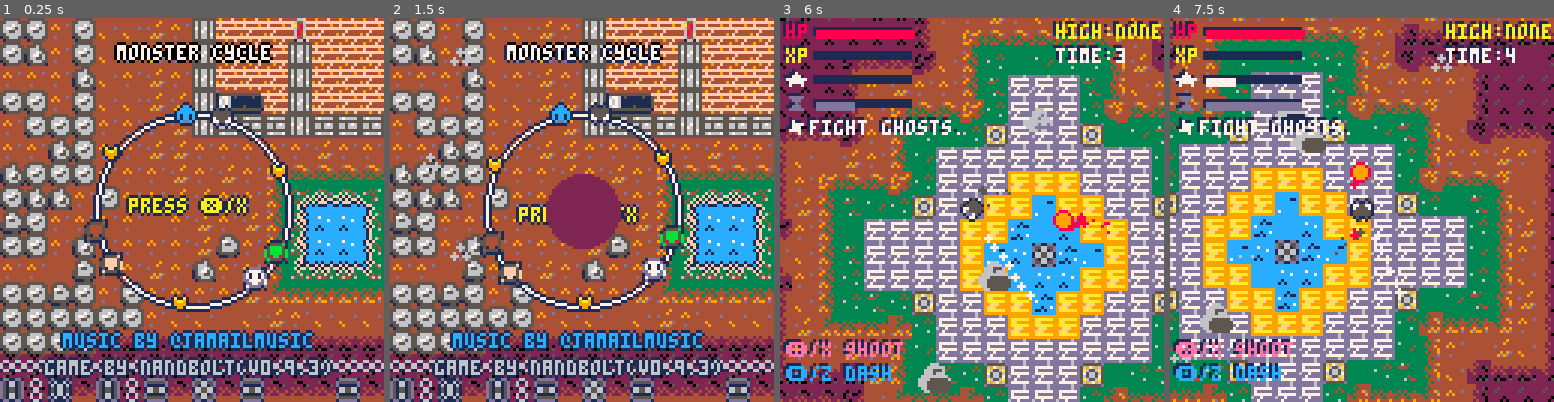
Above: before the commit, frames 1-4 (left to right).
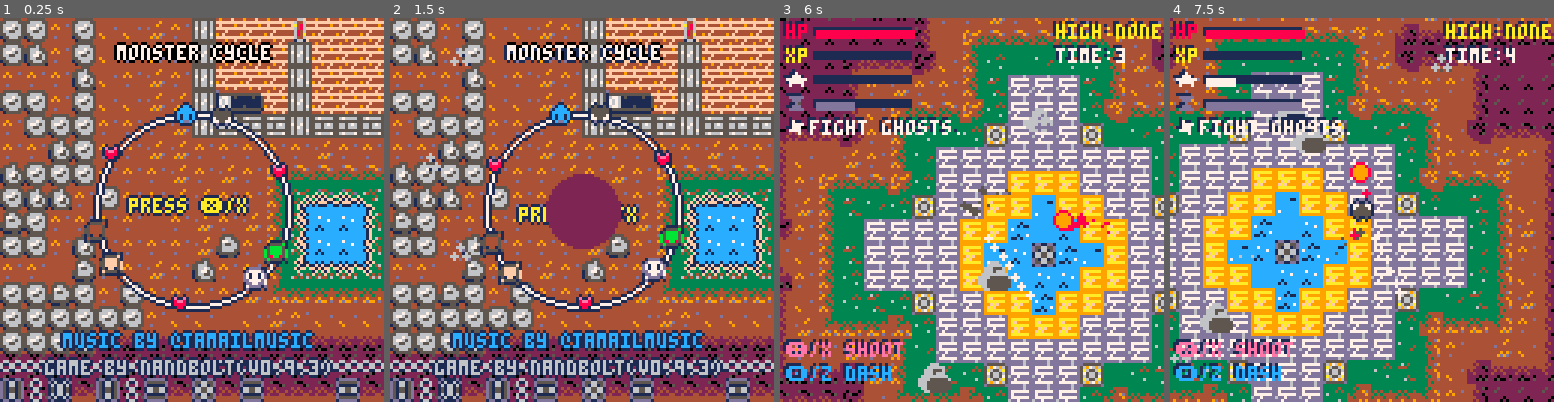
Above: after the commit, the same moments.

Repository: nandbolt/Monster-Cycle
Game: PICO-8 cartridge monster-cycle.p8
Two runs of this game, one before a commit and one after it. Both use one fixed random seed, a clock stepped at 60 frames per second and the inputs below.
Inputs:
- Up to frame 1 (0.25 s): no input
- Up to frame 2 (1.5 s): tap X (X key) at 0.33, 1.07 s; tap O (Z key) at 0.7 s
- Up to frame 3 (6 s): hold Right 1.6-2.1 s; tap O (Z key) every 0.4 s from 1.7 to 5.7 s; tap X (X key) every 1.12 s from 1.85 to 5.2 s; hold Up 2.15-2.42 s; hold Right 2.47-3.03 s; hold Left 3.08-3.58 s; hold Down 3.63-3.97 s; hold Right 4.02-4.68 s; hold Up 4.73-5.03 s; hold Left 5.08-5.68 s; hold Down from 5.73 s (still down)
- Up to frame 4 (7.5 s): release Down at 6.03 s; hold Right 6.08-6.58 s; tap O (Z key) every 0.4 s from 6.1 to 7.3 s; tap X (X key) at 6.32, 7.43 s; hold Right 6.63-7.13 s; hold Up 7.18-7.45 s

The runs differ from the first frame. In frame 1, 0.2% of the frame differs, in the area x 27-75%, y 33-76%; in frame 2, 0.2%; in frame 3, 0.2%; in frame 4, less than 0.1%.

Commit message:
collectables + knockback

Diff:
--- a/monster-cycle.p8
+++ b/monster-cycle.p8
@@ -16,6 +16,7 @@
 --sfxs--
 sfx_kill=3
 sfx_hurt=3
+sfx_collect=1
 sfx_ascend=7
 sfx_ghostdash=9
 sfx_ghostblast=11
@@ -37,19 +38,16 @@
 vnum="0.9.3"
 debug_mode=false
 
---actor pools
+--pools
 ghosts={}
 wraiths={}
 zombies={}
 skeletons={}
 humans={}
-
---projectiles
-projs={}
-
---particle system
-ps={}
-ps2={}
+projs={} --projectiles
+ps={} --low particle system
+ps2={} --high particle system
+collectables={}
 
 --camera
 cam={}
@@ -91,6 +89,30 @@
 
 --title
 tcols={0,1,2,8}
+
+--help
+tips={
+	"spirits are invincible\nwhen dashing.",
+	"zombie breath goes\nthrough walls.",
+	"monsters flee when their\nabilities are on cooldown.",
+	"any ability can be used\nso long as there is meter.",
+	"slow and steady wins\nthe race!",
+	"zombies and skeletons\ncan't hurt each other.",
+	"humans can't hurt\nother humans.",
+	"humans can either have\na pistol or a knife.",
+	"spirits can't see\nhumans or the undead.",
+	"humans or the undead\ncan't see spirits.",
+	"wraiths have a faster\ndash than ghosts.",
+	"wraiths can only shoot\ntwice before recharging.",
+	"skeletons can only\nthrow bones.",
+	"zombies have a hard\ntime turning.",
+	"keep an eye on your\nability and cooldown meters.",
+	"water slows down\nhumans and the undead.",
+	"choose spawn points\nthat are safe!",
+	"every monster is equal.",
+	"kiting spirits in a\ncircle is effective.",
+	"ghosts have a larger\nability meter than wraiths.",
+}
 
 --init
 function _init()
@@ -111,8 +133,7 @@
 		gtime=0
 
 		--clear particles
-		ps={}
-		ps2={}
+
 
 		--clear pools
 		ghosts={}
@@ -120,9 +141,10 @@
 		zombies={}
 		skeletons={}
 		humans={}
-
-		--clear projectiles
 		projs={}
+		ps={}
+		ps2={}
+		collectables={}
 
 		--reset fade
 		fade=30
@@ -167,7 +189,7 @@
 			make_wraith(spnr.x,spnr.y,true)
 		end
 --		make_human(spnr.x,spnr.y,true)
-		player.iframes=90
+		player.iframes=900
 	end
 end
 
@@ -211,15 +233,14 @@
 		--update spawner
 		update_spawner()
 
-		--update actors
+		--update pools
 		foreach(ghosts,update_ghost)
 		foreach(wraiths,update_wraith)
 		foreach(zombies,update_zombie)
 		foreach(skeletons,update_skeleton)
 		foreach(humans,update_human)
-
-		--update projectiles
 		foreach(projs,update_proj)
+		foreach(collectables,update_collectable)
 
 		--update camera
 		cam.x=lerp(cam.x,player.x-hss,
@@ -267,18 +288,15 @@
 		--draw tiles
 		map(0,0,0,0,mw,mh)
 
-		--draw low particles
-		foreach(ps,draw_p)
-
-		--draw actors
+		--draw pools
+		foreach(ps,draw_p) --low particles
+		foreach(collectables,draw_collectable)
 		foreach(ghosts,draw_ghost)
 		foreach(wraiths,draw_wraith)
 		foreach(zombies,draw_zombie)
 		foreach(skeletons,draw_skeleton)
 		foreach(humans,draw_human)
-
-		--draw projectiles
-		foreach(projs,draw_proj)
+		foreach(projs,draw_proj) --high particles
 
 		--draw high particles
 		foreach(ps2,draw_p2)
@@ -441,15 +459,17 @@
 
 --normalize direction vector
 function normalize_dir(a)
-	--zero vector
-	if (a.dx==0 and a.dy==0) return
-
-	--get angle
-	local ang=atan2(a.dx,a.dy)
-
-	--normalize
-	a.dx=cos(ang)
-	a.dy=sin(ang)
+	local dx,dy=normalize(a.dx,
+		a.dy)
+	a.dx=dx
+	a.dy=dy
+end
+
+--normalize vector
+function normalize(x,y)
+	if (x==0 and y==0) return 0,0
+	local ang=atan2(x,y)
+	return cos(ang),sin(ang)
 end
 
 --50/50 chance
@@ -517,6 +537,7 @@
 	--add to list
 	ghost.pool=ghosts
 	add(ghost.pool,ghost)
+	return ghost
 end
 
 --updates ghost logic
@@ -692,6 +713,7 @@
 	--add to list
 	zombie.pool=zombies
 	add(zombie.pool,zombie)
+	return zombie
 end
 
 --updates zombie logic
@@ -929,7 +951,7 @@
 
 	--iframes
 	if a.iframes!=nil and
-		a.iframes>0 then
+		not dmgable(a) then
 		a.iframes-=1
 	end
 
@@ -964,7 +986,7 @@
 --renders the actor
 function draw_actor(a)
 	--iframes
-	if a.iframes>0 and
+	if not dmgable(a) and
 		a.iframes%2==0 then
 		return
 	end
@@ -1058,8 +1080,8 @@
 --update trail
 function update_trail(a)
 	if a.inview then
-		if a.trailon or a.xp==a.maxxp then
-			if a.xp==a.maxxp then
+		if a.trailon or a.xp>=a.maxxp then
+			if a.xp>=a.maxxp then
 				a.ctrail=10
 			elseif a.dashing then
 				a.ctrail=a.dashctrail
@@ -1122,8 +1144,11 @@
 		--check dash collisions
 		local oa=touching(a,a.targs)
 		if oa!=nil and
+			dmgable(oa) and
 			not oa.dashing then
-			dmg_actor(a,oa,1)
+			knockback(oa,oa.x-a.x,
+				oa.y-a.y,4)
+			dmg_actor(oa,1)
 		end
 	else
 		a.maxspd=a.normspd
@@ -1164,41 +1189,41 @@
 	--contact damage
 	if a.contactdmg then
 		local oa=touching(a,a.targs)
-		if oa!=nil then
-			dmg_actor(a,oa,1)
+		if oa!=nil and dmgable(oa) then
+			knockback(oa,oa.x-a.x,
+				oa.y-a.y,4)
+			dmg_actor(oa,1)
 		end
 	end
 end
 
 --actor kill
-function actor_kill(a,oa)
-	--add xp
-	a.xp=clamp(a.xp+1,0,a.maxxp)
-
+function actor_kill(a)
 	--kill sound
 	if (a.inview) sfx(sfx_kill)
 
-	--if player and ready to ascend
-	if a==player then
-		if a.xp==a.maxxp then
-			if a.tier==1 then
-				player.goal="◆find tombtone!"
-			elseif a.tier==2 then
-				player.goal="⌂find bed!"
-			elseif a.tier==3 then
-				player.goal="∧find water!"
-			end
-		end
-	end
-
-	--descend other actor
-	descend(oa)
+	--descend
+	local x,y=a.x,a.y
+	local nxp=1+a.xp
+	local na=descend(a)
+
+	--drop xp
+	for i=1,nxp do
+		spawn_xp(x+rnd(1)*ts-hts,
+			y+rnd(1)*ts-hts,na)
+	end
+
+	--drop hp
+	if 0.1<0.2 then
+		spawn_hp(x+rnd(1)*ts-hts,
+			y+rnd(1)*ts-hts,na)
+	end
 end
 
 --check ascension
 function check_ascend(a)
 	--if enough xp
-	if a.xp==a.maxxp then
+	if a.xp>=a.maxxp then
 		--if on ascend tile
 		local tile=mget(a.x/ts,a.y/ts)
 		if in_table(a.ascenders,tile) then
@@ -1378,14 +1403,14 @@
 --descend
 function descend(a)
 	local is_player=a==player
-	local c=1
+	local c,na=1,nil
 
 	--to tier 2
 	if a.tier-1==2 then
 		if half_chance() then
-			make_zombie(a.x,a.y,is_player)
+			na=make_zombie(a.x,a.y,is_player)
 		else
-			make_skeleton(a.x,a.y,is_player)
+			na=make_skeleton(a.x,a.y,is_player)
 		end
 		c=8
 
@@ -1396,9 +1421,9 @@
 	--to tier 1
 	elseif a.tier-1==1 then
 		if half_chance() then
-			make_ghost(a.x,a.y,is_player)
+			na=make_ghost(a.x,a.y,is_player)
 		else
-			make_wraith(a.x,a.y,is_player)
+			na=make_wraith(a.x,a.y,is_player)
 		end
 		c=5
 
@@ -1422,6 +1447,9 @@
 
 	--destroy actor
 	del(a.pool,a)
+
+	--return new actor
+	return na
 end
 
 --init blaster
@@ -1549,8 +1577,10 @@
 
 	--check active hitbox
 	local oa=touching(a.melee,a.targs)
-	if oa!=nil then
-		dmg_actor(a,oa,1)
+	if oa!=nil and dmgable(oa) then
+		knockback(oa,oa.x-a.x,
+			oa.y-a.y,4)
+		dmg_actor(oa,1)
 	end
 end
 
@@ -1716,18 +1746,28 @@
 end
 
 --damage actor
-function dmg_actor(a,oa,dmg)
-	if oa.iframes<=0 then
-		oa.hp-=dmg
-		if oa.hp<=0 then
-			actor_kill(a,oa)
-		else
-			oa.iframes=30
-			if oa.inview then
-				sfx(sfx_hurt)
-			end
-		end
-	end
+function dmg_actor(a,dmg)
+	a.hp-=dmg
+	if a.hp<=0 then
+		actor_kill(a)
+	else
+		a.iframes=30
+		if a.inview then
+			sfx(sfx_hurt)
+		end
+	end
+end
+
+--knockback
+function knockback(a,dx,dy,stren)
+	local kdx,kdy=normalize(dx,dy)
+	a.vx+=kdx*stren
+	a.vy+=kdy*stren
+end
+
+--damageable
+function dmgable(a)
+	return a.iframes<=0
 end
 -->8
 --wraith
@@ -1781,6 +1821,7 @@
 	--add to list
 	wraith.pool=wraiths
 	add(wraith.pool,wraith)
+	return wraith
 end
 
 --updates wraith logic
@@ -1978,6 +2019,7 @@
 	--add to list
 	skeleton.pool=skeletons
 	add(skeleton.pool,skeleton)
+	return skeleton
 end
 
 --updates zombie logic
@@ -2104,6 +2146,7 @@
 	--add to list
 	human.pool=humans
 	add(human.pool,human)
+	return human
 end
 
 --updates human logic
@@ -2271,8 +2314,11 @@
 	--check collisions
 	local oa=touching(p,p.targs)
 	if oa!=nil and oa!=p.owner and
+		dmgable(oa) and
 		not oa.dashing then
-		dmg_actor(p.owner,oa,1)
+		knockback(oa,oa.x-p.x,
+			oa.y-p.y,4)
+		dmg_actor(oa,1)
 		collision=true
 	end
 
@@ -2318,7 +2364,7 @@
 	spr(p.sprs[spridx],p.x-hts,p.y-hts)
 end
 -->8
---main menu
+--gui
 
 --draw main menu
 function draw_mainmenu()
@@ -2423,61 +2469,6 @@
 	circfill(cam.x+hss,
 		cam.y+hss,r,2)
 end
--->8
---save/load
-
---save highscore
-function save_highscore(score)
-	dset(0,score)
-	ghigh=score
-end
-
---load highscore
-function load_highscore()
-	cartdata(0)
-	ghigh=dget(0)
-end
--->8
---help menu
-
-tips={
-	"spirits are invincible\nwhen dashing.",
-	"zombie breath goes\nthrough walls.",
-	"monsters flee when their\nabilities are on cooldown.",
-	"any ability can be used\nso long as there is meter.",
-	"slow and steady wins\nthe race!",
-	"zombies and skeletons\ncan't hurt each other.",
-	"humans can't hurt\nother humans.",
-	"humans can either have\na pistol or a knife.",
-	"spirits can't see\nhumans or the undead.",
-	"humans or the undead\ncan't see spirits.",
-	"wraiths have a faster\ndash than ghosts.",
-	"wraiths can only shoot\ntwice before recharging.",
-	"skeletons can only\nthrow bones.",
-	"zombies have a hard\ntime turning.",
-	"keep an eye on your\nability and cooldown meters.",
-	"water slows down\nhumans and the undead.",
-	"choose spawn points\nthat are safe!",
-	"every monster is equal.",
-	"kiting spirits in a\ncircle is effective.",
-	"ghosts have a larger\nability meter than wraiths.",
-}
-
---draw help menu
-function draw_helpmenu()
-	cls(2)
-	cursor(8,8)
-	print("there is no end in death.\nas a lowly spirit, fight\nfor survival and gain\nenough xp to ascend\nto the next monster tier.\nescape the monster cycle!\n\ncontrols\n⬆️⬇️⬅️➡️:move\n🅾️/z:ability 1\n❎/x:ability 2\np/enter:pause\n\n*tip*\n"..tip.."\n\n❎/x to start",7)
-end
--->8
---audio
-
---play music
-function pmusic(idx)
-	music(idx,0,5)
-end
--->8
---hud
 
 --shadow bar
 -- x,y=corner
@@ -2497,6 +2488,10 @@
 function draw_hud()
 	local xx,yy=cam.x+2,cam.y+2
 
+	--debug
+	--cursor(cam.x+2,cam.y+hss)
+	--print("collectables:"..#collectables)
+
 	--hp
 	shdwbar(xx+10,yy+2,32,2,
 		player.hp/player.maxhp,8)
@@ -2548,6 +2543,158 @@
 	local seconds=flr(gtime/30)
 	shdwprint("time:"..seconds,
 		xx,yy,7)
+end
+
+--draw help menu
+function draw_helpmenu()
+	cls(2)
+	cursor(8,8)
+	print("there is no end in death.\nas a lowly spirit, fight\nfor survival and gain\nenough xp to ascend\nto the next monster tier.\nescape the monster cycle!\n\ncontrols\n⬆️⬇️⬅️➡️:move\n🅾️/z:ability 1\n❎/x:ability 2\np/enter:pause\n\n*tip*\n"..tip.."\n\n❎/x to start",7)
+end
+-->8
+--misc
+
+--save highscore
+function save_highscore(score)
+	dset(0,score)
+	ghigh=score
+end
+
+--load highscore
+function load_highscore()
+	cartdata(0)
+	ghigh=dget(0)
+end
+
+--play music
+function pmusic(idx)
+	music(idx,0,5)
+end
+-->8
+--collectable
+
+--init collectable
+function init_collectable(c,x,y)
+	c.owner=nil
+	c.targs={ghosts,wraiths,
+		zombies,skeletons,humans}
+
+	--dimensions
+	c.bbhw=1 --bounding box half width
+	c.bbhh=1 --bounding box half height
+	c.inview=false --in camera view
+
+	--movement
+	c.x=x --x position
+	c.y=y --y position
+	c.vx=(rnd(1)-0.5)*4 --x velocity
+	c.vy=(rnd(1)-0.5)*4 --y velocity
+	c.spd=0 --speed (for queries)
+	c.maxspd=0 --current max move speed
+	c.accel=0.05 --move acceleration
+	c.ethereal=false --ethereal=no wall collisions
+	c.bounce=false --bounce on walls
+
+	--draw
+	c.spr=62
+	c.col=9
+
+	--input
+	c.dx=0 --x direction
+	c.dy=0 --y direction
+	c.collect=collect
+
+	--lifetime
+	c.life=150
+
+	--trail
+	init_trail(c,10)
+end
+
+--update collectable
+function update_collectable(c)
+	--trail
+	update_proj_trail(c)
+
+	--move and collide
+	local collision=move_and_collide(c)
+
+	--check collect
+	local oa=touching(c,c.targs)
+	if oa!=nil and oa!=c.owner then
+		c.collect(oa,c)
+	else
+		--life timer
+		c.life-=1
+		if c.life<=0 then
+			del(collectables,c)
+		end
+	end
+end
+
+--draw collectable
+function draw_collectable(c)
+	--spr(c.spr,c.x,c.y)
+	local col=c.col
+	if (c.owner==player) col=5
+	circfill(c.x,c.y,1,col)
+end
+
+--collect
+function collect(a,c)
+	--kill sound
+	if (c.inview) sfx(sfx_collect)
+	del(collectables,c)
+end
+
+--spawn xp
+function spawn_xp(x,y,owner)
+	local xp={}
+	init_collectable(xp,x,y)
+	xp.collect=collect_xp
+	xp.owner=owner
+
+	--add to pool
+	add(collectables,xp)
+end
+
+--collect xp
+function collect_xp(a,xp)
+	a.xp+=1
+
+	--if player and ready to ascend
+	if a==player then
+		if a.xp>=a.maxxp then
+			if a.tier==1 then
+				player.goal="◆find tombtone!"
+			elseif a.tier==2 then
+				player.goal="⌂find bed!"
+			elseif a.tier==3 then
+				player.goal="∧find water!"
+			end
+		end
+	end
+
+	collect(a,xp)
+end
+
+--spawn hp
+function spawn_hp(x,y,owner)
+	local hp={}
+	init_collectable(hp,x,y)
+	hp.collect=collect_hp
+	hp.col=8
+	hp.ctrail=14
+	hp.owner=owner
+
+	--add to pool
+	add(collectables,hp)
+end
+
+--collect hp
+function collect_hp(a,hp)
+	a.hp=clamp(a.hp+1,0,a.maxhp)
+	collect(a,hp)
 end
 __gfx__
 00000000000111000001100000110000001111000010010000151000111fff5100111151015f11111dddddd11dd11dd11d1111d1001000000001510015151000
@@ -2576,10 +2723,10 @@
 00015100001bbb51151111011bb5b51001ddd1111d1111010117d10000155111151111011551451045222254444444f4d5eeee5ddddddd7d000011001dd11dd1
 00100000000bbb50050000000000000001ddd11101dddd1001dddd100015511115111100001111114522255444466f44d5eee55dddd117dd000000001d1111d1
 01510000005555b50b555500005555bb1d77dd7d1d7777d11d717dd1015555451455551011555555f522225fff6446ff75eeee57771dd17700100100d161161d
-1545100005bbb85105bbbb5005bbbb5bd7117dd1d717717dd77717d1154441511544445155444455455222544fa48644d55eee5dd7ad81dd01a11a1016166161
-5454510005bbbb50b5bbbb5b55bbb855d77777d1d717717dd1777dd7154444514544445545444151f522225fff6486ff75eeee57771d8177019aa91015166151
-1d5d451005bbbb50b5bbbb5bb5bbbb5bd77777d17d7777ddd71777dd1544445145444455154444544522255444684644d5eee55ddd18d1dd0199991015166151
-0111585105bbb850b58bb85b15b8bb55d7117dd17dd77dd1dd7d7dd11544415145144151154144554522225444684a44d5eeee5ddd18dadd0019910016166161
+1545100005bbb85105bbbb5005bbbb5bd7117dd1d717717dd77717d1154441511544445155444455455222544fa48644d55eee5dd7ad81dd01e11e1016166161
+5454510005bbbb50b5bbbb5b55bbb855d77777d1d717717dd1777dd7154444514544445545444151f522225fff6486ff75eeee57771d8177018ee81015166151
+1d5d451005bbbb50b5bbbb5bb5bbbb5bd77777d17d7777ddd71777dd1544445145444455154444544522255444684644d5eee55ddd18d1dd0188881015166151
+0111585105bbb850b58bb85b15b8bb55d7117dd17dd77dd1dd7d7dd11544415145144151154144554522225444684a44d5eeee5ddd18dadd0018810016166161
 000015d15b555510515555b50b5555111d77dd10d1dddd711ddddd10545555105155554114555511f155551fff6446ff71555517771dd17700011000d161161d
 00000110111bbb50101111510bb5110001dd77d1101111d1177d1100111444511011115114451100441111f4441661f4dd11117ddd11117d000000001d1111d1
 22222222222222222222222244444444444444444444444433333333333333333333333322222222222222222222222222222222cccccccccccccccccccccccc
